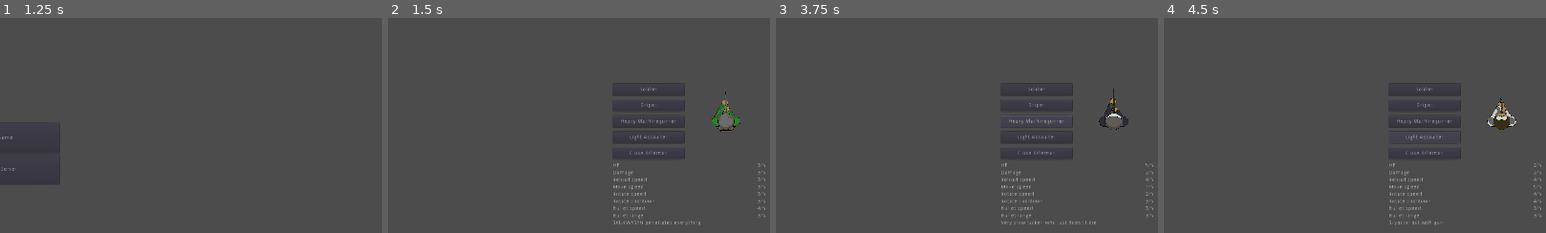
Above: before the commit, frames 1-4 (left to right).
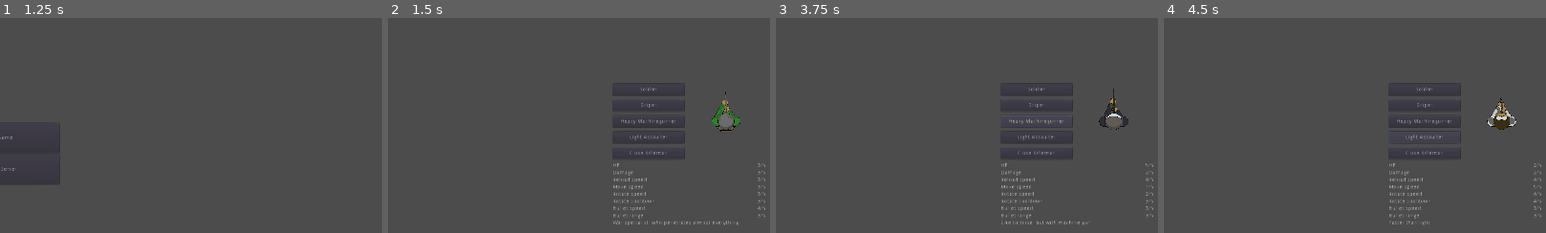
Above: after the commit, the same moments.

Repository: michalbie/Spinningeddon
Game: Godot game, scene res://Scenes/Main.tscn
Two runs of this game, one before a commit and one after it. Both use one fixed random seed, a clock stepped at 60 frames per second and the inputs below.
Inputs (mouse positions are % of the whole screen's width and height, from its top left):
- Up to frame 1 (1.25 s): tap Enter at 0.5 s; move the mouse to (72, 45) at 0.52 s; press the mouse at (72, 45) at 0.53 s
- Up to frame 2 (1.5 s): release the mouse at (72, 45) at 1.25 s; click "Create Server" at 1.25 s
- Up to frame 3 (3.75 s): click "Soldier" at 2 s; click "Sniper" at 2.75 s; click "Heavy Machinegunner" at 3.5 s
- Up to frame 4 (4.5 s): click "Light Assaulter" at 4.25 s
The pictures show only the part of the screen within x 50-100%, y 18-68%; the shares and areas given below are measured in that part.

Frame 1 is identical in both runs. In frame 2, 0.2% of the frame differs, in the area x 58-92%, y 94-97%; in frame 3, 0.2%; in frame 4, less than 0.1%.
Error in both runs: Invalid get index '0' (on base: 'Dictionary'). (res://Scenes/Lobby/Lobby.gd:75)

Commit message:
first class description update

Diff:
--- a/Entities/Character/Player/Classes/CloseRifleman.tscn
+++ b/Entities/Character/Player/Classes/CloseRifleman.tscn
@@ -18,7 +18,7 @@
 bullet_damage = 4
 bullet_range = 1
 hp = 2
-description = "Slow fucker who likes triple penetration"
+description = "Crazy beast with shotgun"
 bullet_spread = 0.15
 
 [node name="Body" parent="." index="0"]
--- a/Entities/Character/Player/Classes/HeavyMachinegunner.tscn
+++ b/Entities/Character/Player/Classes/HeavyMachinegunner.tscn
@@ -17,7 +17,7 @@
 bullet_damage = 1
 bullet_range = 2
 hp = 4
-description = "Very slow fucker, who just doesn't die"
+description = "Like tortoise, but with machine gun"
 
 [node name="Body" parent="." index="0"]
 texture = ExtResource( 2 )
--- a/Entities/Character/Player/Classes/LightAssaulter.tscn
+++ b/Entities/Character/Player/Classes/LightAssaulter.tscn
@@ -18,7 +18,7 @@
 bullet_damage = 1
 bullet_range = 2
 hp = 1
-description = "Szybcior but with gun"
+description = "Faster than light"
 
 [node name="Body" parent="." index="0"]
 texture = ExtResource( 2 )
--- a/Entities/Character/Player/Classes/Sniper.tscn
+++ b/Entities/Character/Player/Classes/Sniper.tscn
@@ -17,7 +17,7 @@
 bullet_damage = 3
 bullet_range = 3
 hp = 2
-description = "Sneaky motherfucker"
+description = "Sneaky guy who seeing more"
 zoom = 2.0
 
 [node name="Body" parent="." index="0"]
--- a/Entities/Character/Player/Classes/Soldier.tscn
+++ b/Entities/Character/Player/Classes/Soldier.tscn
@@ -18,7 +18,7 @@
 bullet_damage = 2
 bullet_range = 2
 hp = 2
-description = "SKURWYSYN penetrates everything"
+description = "War specialist, who penetrates almost everything"
 
 [node name="Bullet_spawn" parent="Body" index="0"]
 position = Vector2( 7.53517, -597.489 )
